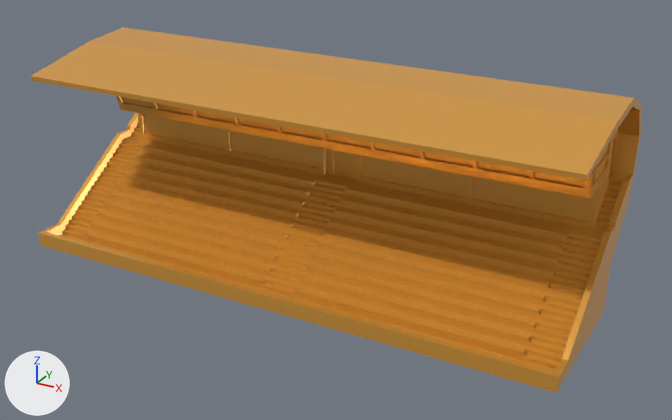
One commit to the glTF model models/ultimate-pack/low-poly-10/t/racing-tribune-streight.glb: the scene before it, then after it.
One viewpoint serves both versions: a 50 mm camera at (22.9, -38.8, 23.2) aimed at (1.2, 0.5, 3.5). The axes (+X, +Y, +Z) are drawn at lower left. The lights are the same throughout. The first picture is the older version. Where no turn or scale is listed for an object, it has been applied to the vertices.

Objects in the first picture: 'tribune-streight'.
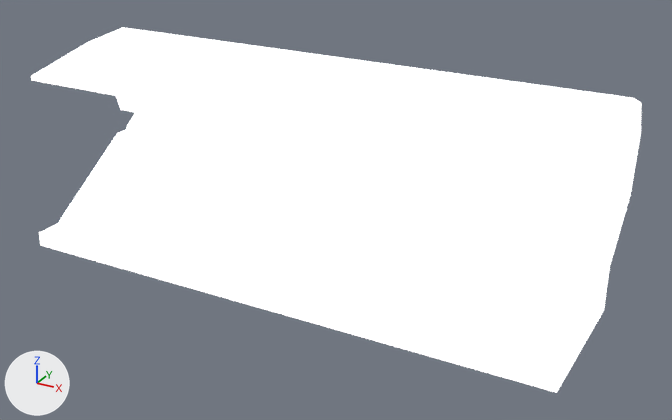
Pixel boxes (x1, y1, x2, y2) of what changed, in the pictures (672 x 420 px):
'tribune-streight', recoloured (lighter): (31, 27, 642, 393) in both

Diff of the bpy script that builds the scene:
```diff
--- a/models/ultimate-pack/low-poly-10/t/racing-tribune-streight.glb.py
+++ b/models/ultimate-pack/low-poly-10/t/racing-tribune-streight.glb.py
@@ mat_lowpoly_colors @@
 n0 = _N.new('ShaderNodeBsdfPrincipled'); n0.name = 'Principled BSDF'
-n0.inputs[1].default_value = 0.4  # 'Metallic'
-n0.inputs[2].default_value = 0.272  # 'Roughness'
+n0.inputs[2].default_value = 0.986  # 'Roughness'
+n0.inputs[28].default_value = 1.0  # 'Emission Strength'
 n1 = _N.new('ShaderNodeOutputMaterial'); n1.name = 'Material Output'
-n2 = _N.new('ShaderNodeMix'); n2.name = 'Mix'
-n2.data_type = 'RGBA'
-n2.blend_type = 'MULTIPLY'
-n2.inputs[0].default_value = 1.0  # 'Factor'
-n2.inputs[7].default_value = (0.8, 0.388, 0.0631, 1.0)  # 'B', orange #e7a747
 n3 = _N.new('ShaderNodeVertexColor'); n3.name = 'Color Attribute'
 _L.new(n0.outputs[0], n1.inputs[0])  # 'BSDF' to 'Surface'
-_L.new(n2.outputs[2], n0.inputs[0])  # 'Result' to 'Base Color'
-_L.new(n3.outputs[0], n2.inputs[6])  # 'Color' to 'A'
+_L.new(n3.outputs[0], n0.inputs[0])  # 'Color' to 'Base Color'
```
